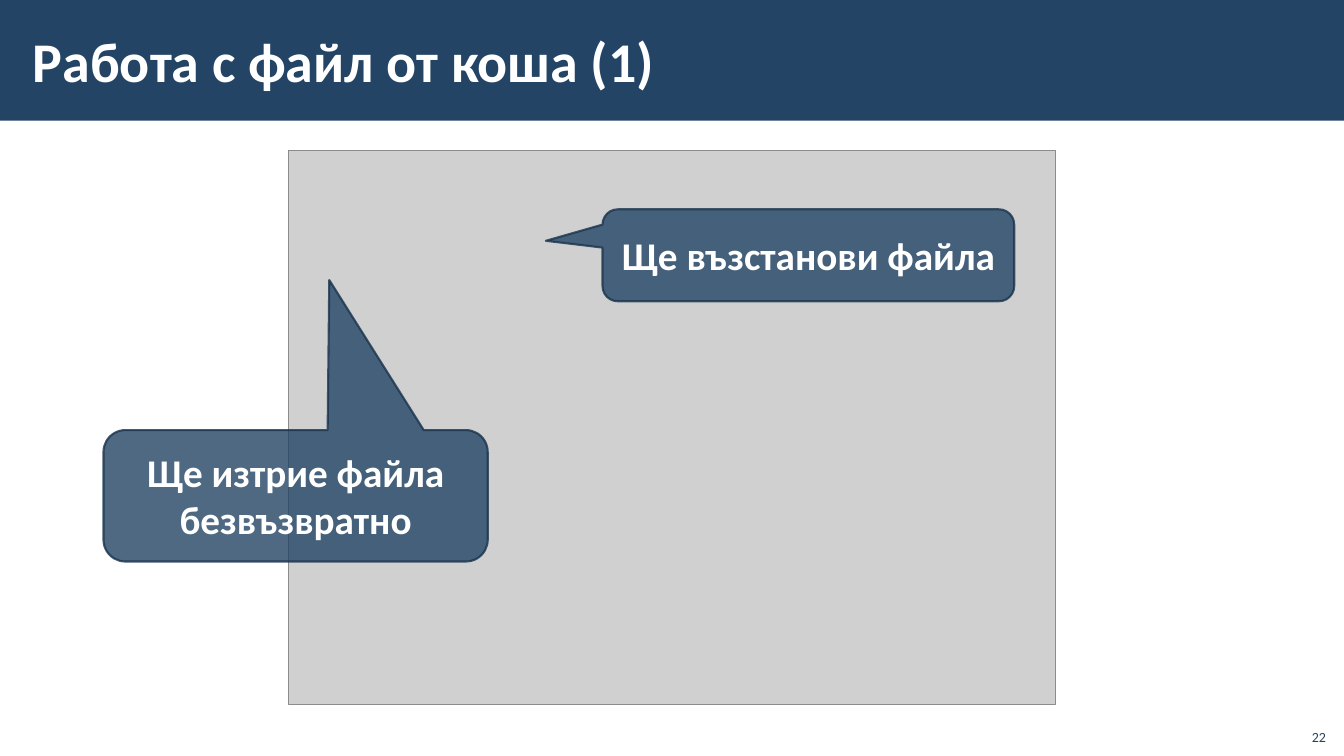
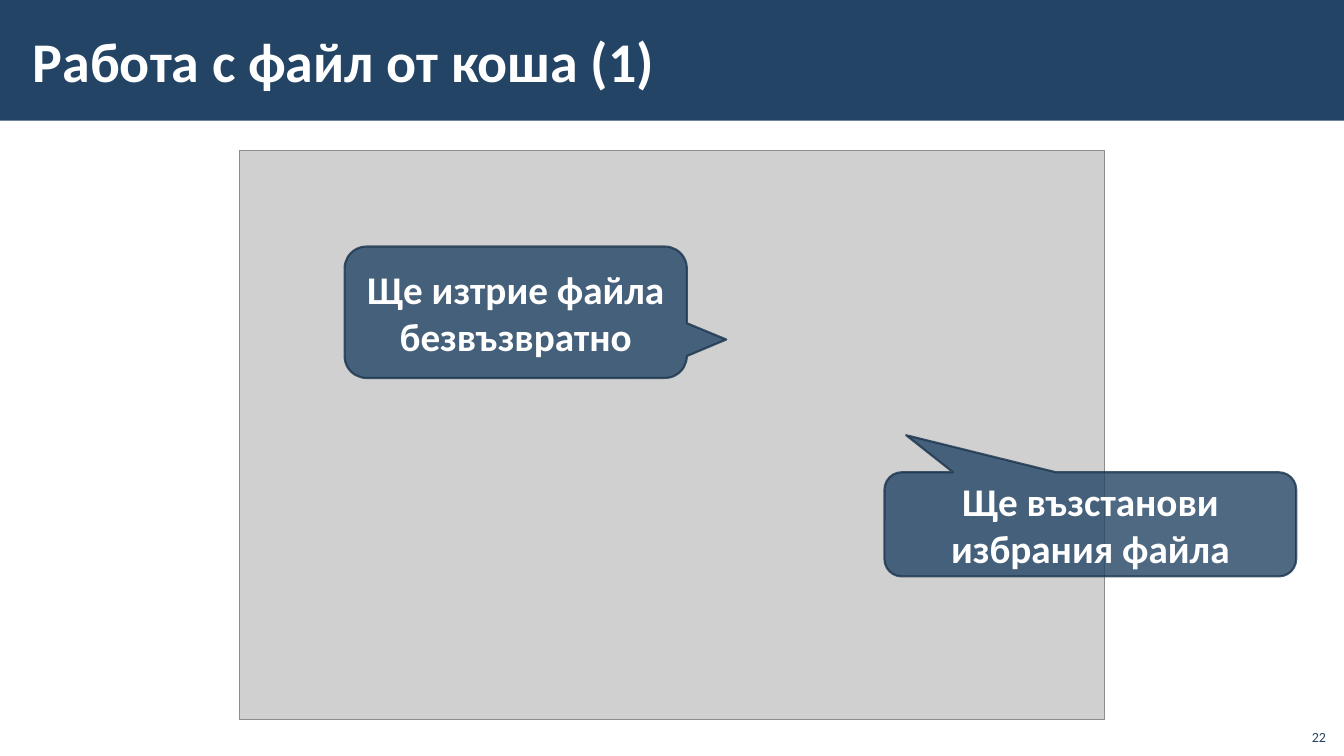
Before and after one commit to BG-IT-Edu/School-Programming, a slide deck: slide 22 of Courses/Computer-Modeling-and-IT/Computer-Modeling-and-IT-5-Class/04-File-System/04-File-System.pptx. Drawn at 1344x756 pixels with LibreOffice and Linux fonts; fonts in the diff are those of the drawing; grey boxes stand for pictures; background and template pictures are left out. Boxes give left, top, right and bottom in pixels: in the first picture for what was removed or moved away, otherwise in the second. Text is boxed around its words. In the diff, an @@ line names an element or a change of style, - is before the commit and + after.

```diff
--- a/Courses/Computer-Modeling-and-IT/Computer-Modeling-and-IT-5-Class/04-File-System/04-File-System.pptx
+++ b/Courses/Computer-Modeling-and-IT/Computer-Modeling-and-IT-5-Class/04-File-System/04-File-System.pptx
@@ picture: place and size @@
-picture at [288,150,1057,705]
+picture at [239,150,1105,720]
@@ rounded speech box "Ще изтрие файла безвъзвратно": place and size @@
-rounded speech box "Ще изтрие файла безвъзвратно" at [104,431,488,562]
+rounded speech box "Ще изтрие файла безвъзвратно" at [345,247,688,378]
@@ rounded speech box "Ще изтрие файла безвъзвратно" at [345,247,688,378]: proportions changed @@
@@ rounded speech box "Ще възстанови избрания файла" at [884,473,1297,577]: proportions changed @@
@@ rounded speech box "Ще възстанови избрания файла": place and size @@
-rounded speech box "Ще възстанови избрания файла" at [603,210,1015,301]
+rounded speech box "Ще възстанови избрания файла" at [884,473,1297,577]
@@ text in rounded speech box at [951,490,1229,570]: text changed @@
-Ще възстанови файла
+Ще възстанови избрания файла
```
Also in this commit, not shown: 17 other slides changed.
